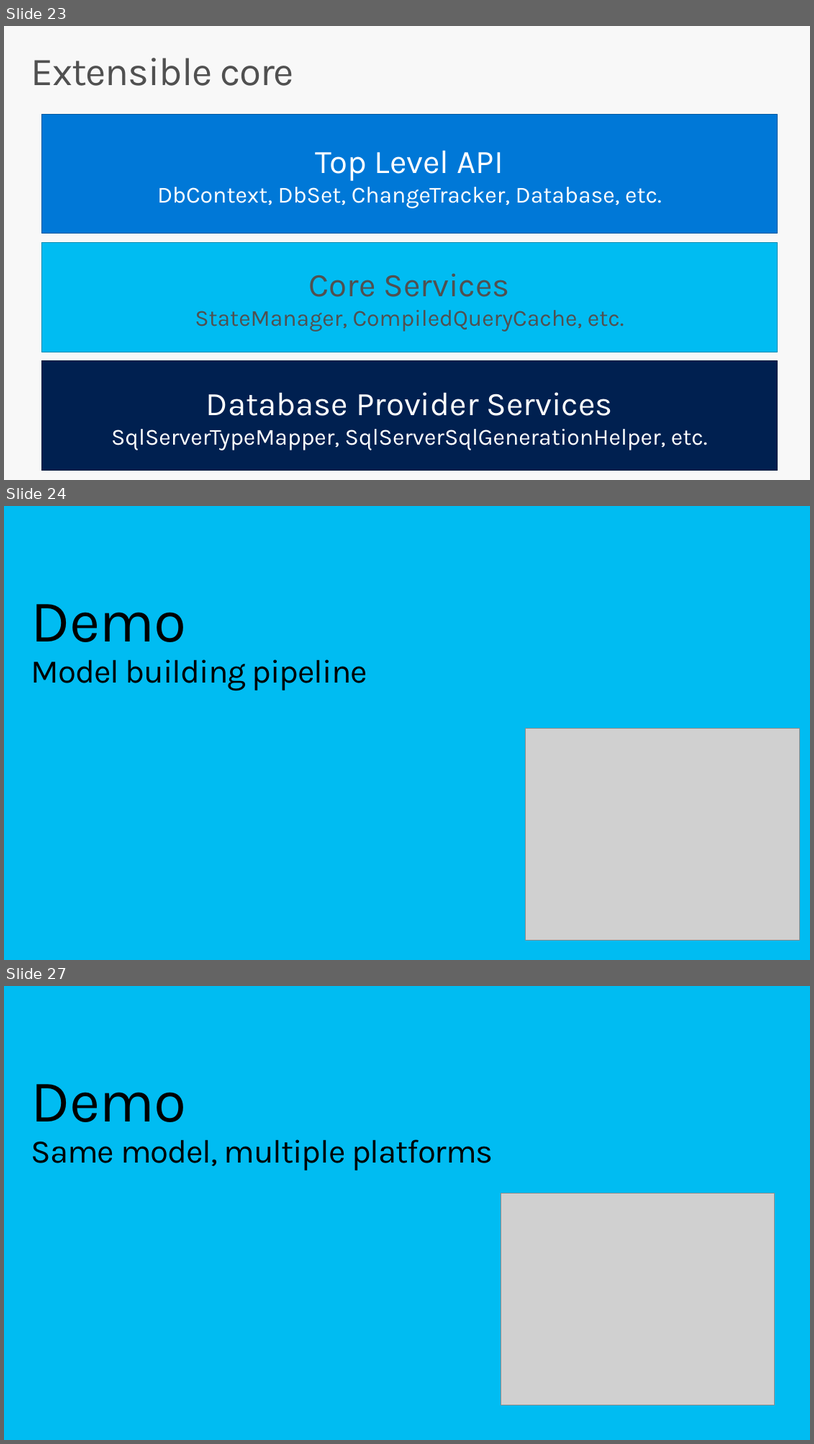
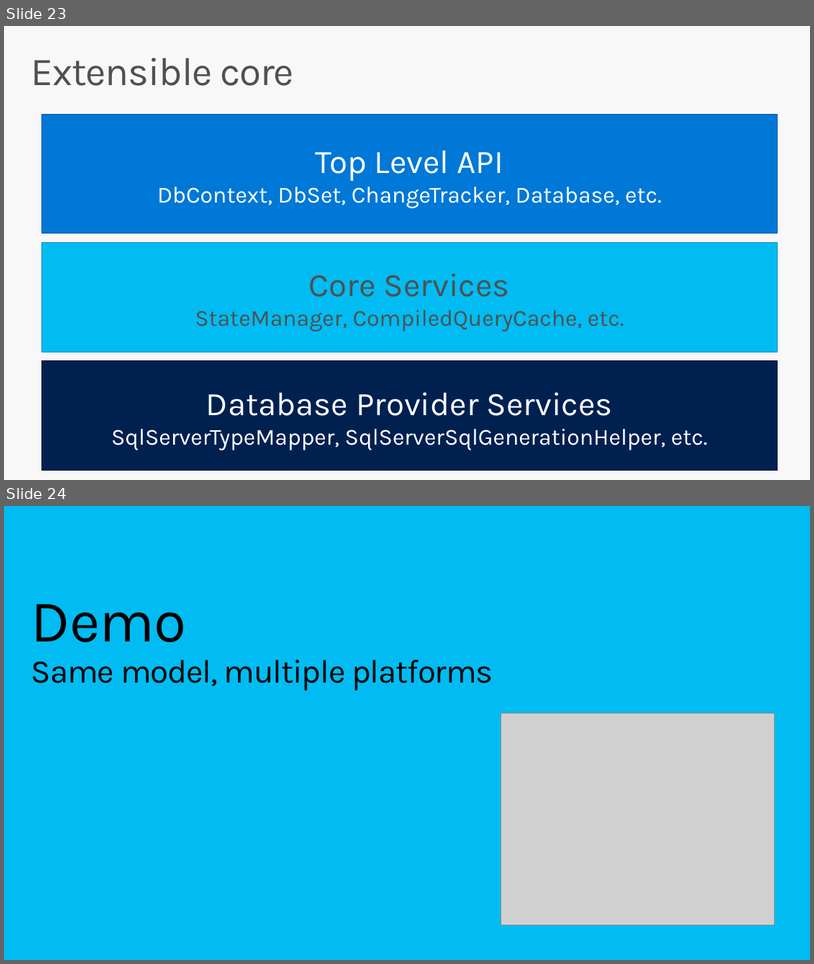
Before and after one commit to rowanmiller/Demo-EFCore, a slide deck: SlideDeck.pptx. Shown one above the other, each under a label of ours: slides 23, 24 and 27 before the commit, slides 23 and 24 after it; the slides between them are not shown. The pictures are 814x1444 and 814x964 pixels, drawn with LibreOffice and Linux fonts; fonts in the diff are those of the drawing; grey boxes stand for pictures. Boxes give left, top, right and bottom in pixels: in the first picture for what was removed or moved away, otherwise in the second. Text is boxed around its words. In the diff, an @@ line names an element or a change of style, - is before the commit and + after.

```diff
--- a/SlideDeck.pptx
+++ b/SlideDeck.pptx
@@ slide 24 removed at (x1=4, y1=506, x2=810, y2=960), background #00BCF2 @@
@@ title removed at (x1=31, y1=604, x2=368, y2=691) @@
-Demo
-Model building pipeline
@@ picture removed at (x1=526, y1=728, x2=800, y2=939) @@
@@ what was slide 27 is now slide 24 @@
```
Also in this commit, not shown: 2 other slides removed, 1 other file.
